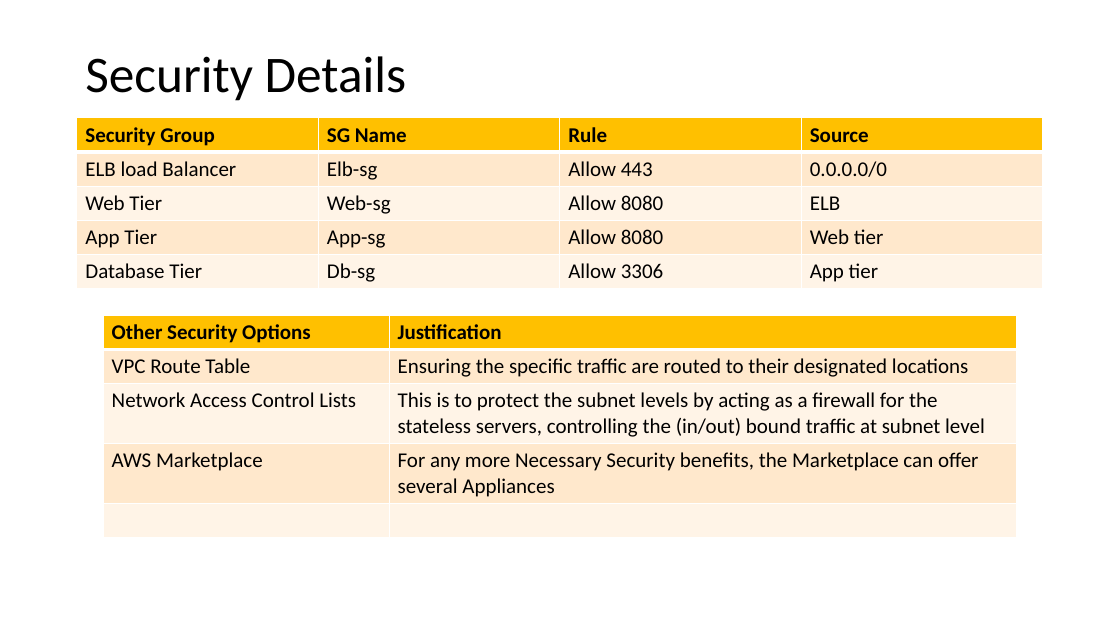
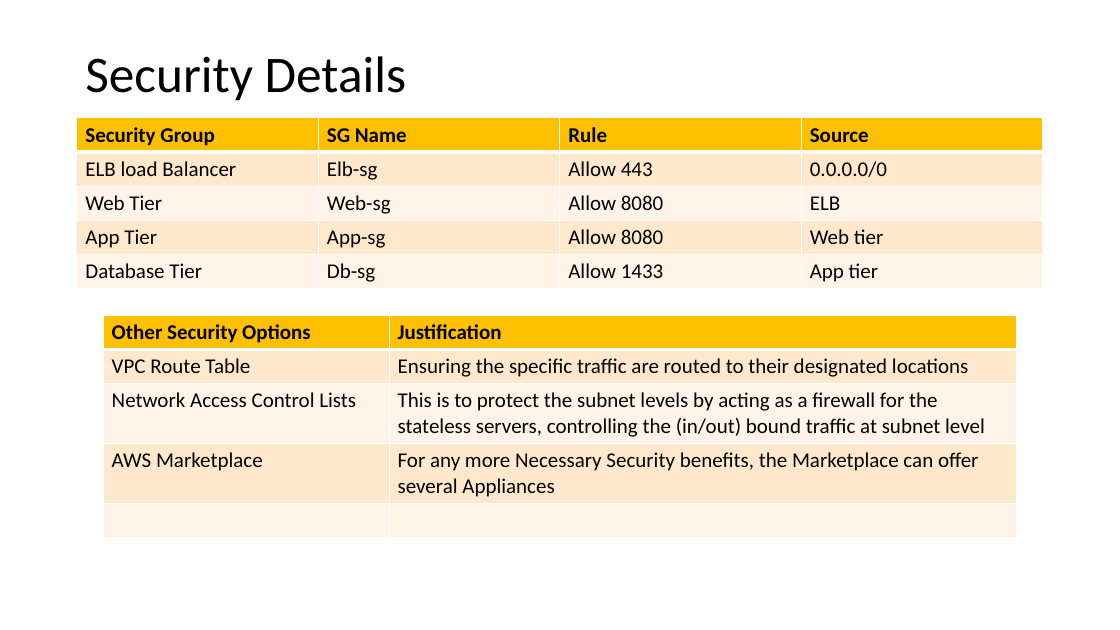
Before and after one commit to WilliamCareySemiColon/college_y3, a slide deck: slide 3 of Cloud_Computing/Labs/Assignment/part 2/Cloud-Computing-Assignment-2.pptx. Drawn at 1120x630 pixels with LibreOffice and Linux fonts; fonts in the diff are those of the drawing. Boxes give left, top, right and bottom in pixels: in the first picture for what was removed or moved away, otherwise in the second. Text is boxed around its words. In the diff, an @@ line names an element or a change of style, - is before the commit and + after.

```diff
--- a/Cloud_Computing/Labs/Assignment/part 2/Cloud-Computing-Assignment-2.pptx
+++ b/Cloud_Computing/Labs/Assignment/part 2/Cloud-Computing-Assignment-2.pptx
@@ table at (77, 118, 1045, 288) @@
-row 5, column 3: Allow 3306
+row 5, column 3: Allow 1433
```
Also in this commit, not shown: 1 other slide changed, 2 other files.
